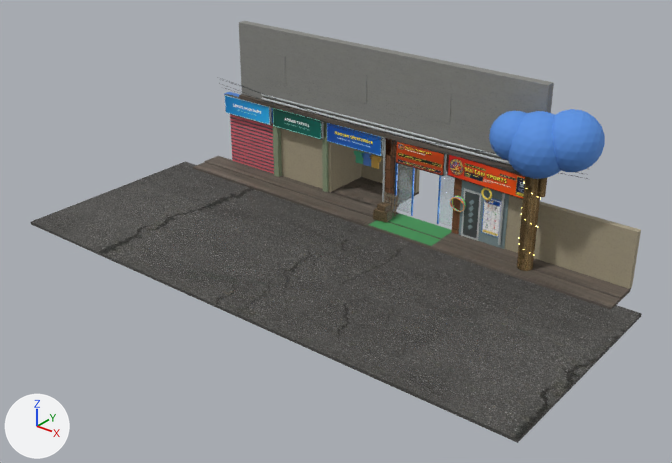
Renders of the glTF model public/models/exterior.glb from each side of a commit.
Both versions are drawn from a 50 mm lens placed at (20.1, -32.3, 17.3), pointed at (-0.8, -6.2, 1.1). The axes (+X, +Y, +Z) are drawn at lower left. The lights are the same throughout. The older version comes first. Where no turn or scale is listed for an object, it has been applied to the vertices. Vertices at exactly the same position are counted once.

In view in the first picture: 'FairyBulb_0', 'KadapaRoad', 'SidewalkStepLow', 'SportswearBackWall', 'SportswearSign_Face', 'SultanDoorSign_Face', 'SultanMainSign_Face', 'SultanTilePillarL', 'TravelsPillarL', 'TravelsSign_Face', 'TreeTrunk', 'TurfStepTop', 'UpperBuildingWall' and 19 more.
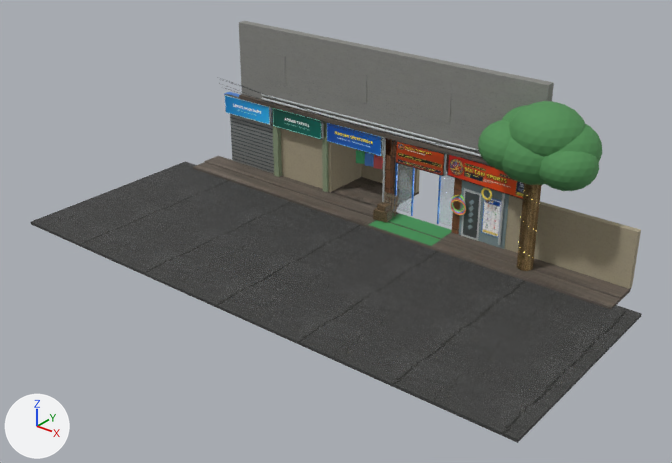
Where the newer file only moved an object's origin or applied its transform, the numbers keep the older frame.

Where the change shows, as pixel boxes [x1, y1, x2, y2] in the pictures (672 x 463 px; the box of a moved part takes in the faces that stretch with it):
'TurfStepTop', reshaped: before [218, 77, 605, 246]; after [218, 77, 602, 246]
'SultanMainSign_Face', surface changed: [448, 155, 524, 199] in both
'TreeTrunk', reshaped, moved, rescaled: before [517, 176, 547, 271]; after [516, 183, 542, 271]
'SultanDoorSign_Face', surface changed: [396, 141, 444, 176] in both
'FairyBulb_0', moved, rescaled (not visible afterwards): before [518, 182, 541, 255]
part 1 of me_cube_003, moved or reshaped: before [354, 109, 605, 212]; after [356, 101, 602, 215]
part 2 of me_cube_003, surface changed (brown to grey): before [230, 114, 451, 205]; after [230, 114, 274, 174]

The change, as a diff of the scene's bpy script:
```diff
--- a/public/models/exterior.glb.py
+++ b/public/models/exterior.glb.py
@@ mat_asphalt @@
 n2 = _N.new('ShaderNodeMix'); n2.name = 'Mix'
 n2.inputs[0].default_value = 1.0  # 'Factor'
-n2.inputs[7].default_value = (0.65, 0.65, 0.66, 1.0)  # 'B', light grey #d3d3d4
+n2.inputs[7].default_value = (0.44, 0.46, 0.49, 1.0)  # 'B', grey #b1b5ba
 n3 = _N.new('ShaderNodeTexImage'); n3.name = 'Image Texture'
@@ mat_asphalt @@
 n4 = _N.new('ShaderNodeMapping'); n4.name = 'Mapping'
-n4.inputs[3].default_value = (5.0, 3.0, 1.0)  # 'Scale'
+n4.inputs[3].default_value = (24.0, 14.0, 1.0)  # 'Scale'
 n5 = _N.new('ShaderNodeUVMap'); n5.name = 'UV Map'
@@ mat_signsultandoor @@
 n0 = _N.new('ShaderNodeBsdfPrincipled'); n0.name = 'Principled BSDF'
 n0.inputs[2].default_value = 0.38  # 'Roughness'
-n0.inputs[28].default_value = 0.18  # 'Emission Strength'
+n0.inputs[28].default_value = 0.03  # 'Emission Strength'
 n1 = _N.new('ShaderNodeOutputMaterial'); n1.name = 'Material Output'
@@ mat_signsultanmain @@
 n0 = _N.new('ShaderNodeBsdfPrincipled'); n0.name = 'Principled BSDF'
 n0.inputs[2].default_value = 0.38  # 'Roughness'
-n0.inputs[28].default_value = 0.18  # 'Emission Strength'
+n0.inputs[28].default_value = 0.03  # 'Emission Strength'
 n1 = _N.new('ShaderNodeOutputMaterial'); n1.name = 'Material Output'
@@ me_cube_003 @@
 # used by ob_turfsteptop; location = (-1.84, -2.13, 3.31)
-me_cube_003.from_pydata(...)  # 3249 vertices, 6259 faces; spans x -9.8..9.8, y -1.5..1.5, z -3.3..3.3
+me_cube_003.from_pydata(...)  # 4585 vertices, 8884 faces; spans x -9.8..9.9, y -1.6..3.2, z -3.3..3.5
+# me_cube_003 part 1: 329 vertices moved from x -2.7..7.7, y -0.4..1.5, z -3.1..2.8 to x -2.5..7.7, y -0.4..1.5, z -3.1..2.8; 1039 vertices removed from x -9.7..9.8, y -1.5..1.5, z -3.1..3.3; 2271 vertices added at x -9.7..9.9, y -1.6..1.6, z -3.1..3.5
+# me_cube_003 part 2: 59 kept faces spanning x -9.6..4.0, y 0.5..0.9, z -3.3..-0.6 get new texture (UV) coordinates
+# other edits to the shape of me_cube_003 do not show in these pictures
 me_cube_003.materials.append(mat_palettematerial001)
@@ me_cylinder_023 @@
 # used by ob_treetrunk; location = (5.67, -2.25, 2.5); scale = (2.5, 2.5, 2.5)
-me_cylinder_023.from_pydata(...)  # 48 vertices, 88 faces; spans x -0.17..0.17, y -0.13..0.13, z -1.0..1.0
+me_cylinder_023.from_pydata(...)  # 52 vertices, 92 faces; spans x -0.34..0.34, y -0.14..0.14, z -1.0..1.0
+# me_cylinder_023 part 3
+# 46 vertices are removed from x -0.17..0.17, y -0.13..0.13, z -1.0..1.0
+# 88 faces are deleted
+# 24 vertices are added at x -0.34..0.34, y -0.14..0.14, z -1.0..1.0
+# 18 new vertices lie (0.0, 0.0, 1.85) away from vertices in x -0.14..0.14, y -0.14..0.14, z -1.0
+# 8 new vertices lie (0.0, 0.08, 0.0) away from vertices in x -0.34..0.34, y -0.06..-0.02, z 0.38..1.0
+# 92 new faces join them
 me_cylinder_023.materials.append(mat_treebark)
@@ ob_treetrunk @@
 ob_treetrunk = bpy.data.objects.new('TreeTrunk', me_cylinder_023)
-ob_treetrunk.location = (5.67, -2.25, 2.5)
-ob_treetrunk.scale = (2.5, 2.5, 2.5)
+ob_treetrunk.location = (5.55, -2.25, 2.32)
+ob_treetrunk.scale = (2.32, 2.32, 2.32)
@@ ob_fairybulb_0 @@
 ob_fairybulb_0 = bpy.data.objects.new('FairyBulb_0', me_sphere)
-ob_fairybulb_0.location = (5.55, -2.25, 2.12)
-ob_fairybulb_0.scale = (1.5, 1.5, 1.5)
+ob_fairybulb_0.location = (5.55, -2.25, 2.11)
+ob_fairybulb_0.scale = (1.58, 1.58, 1.58)
```
